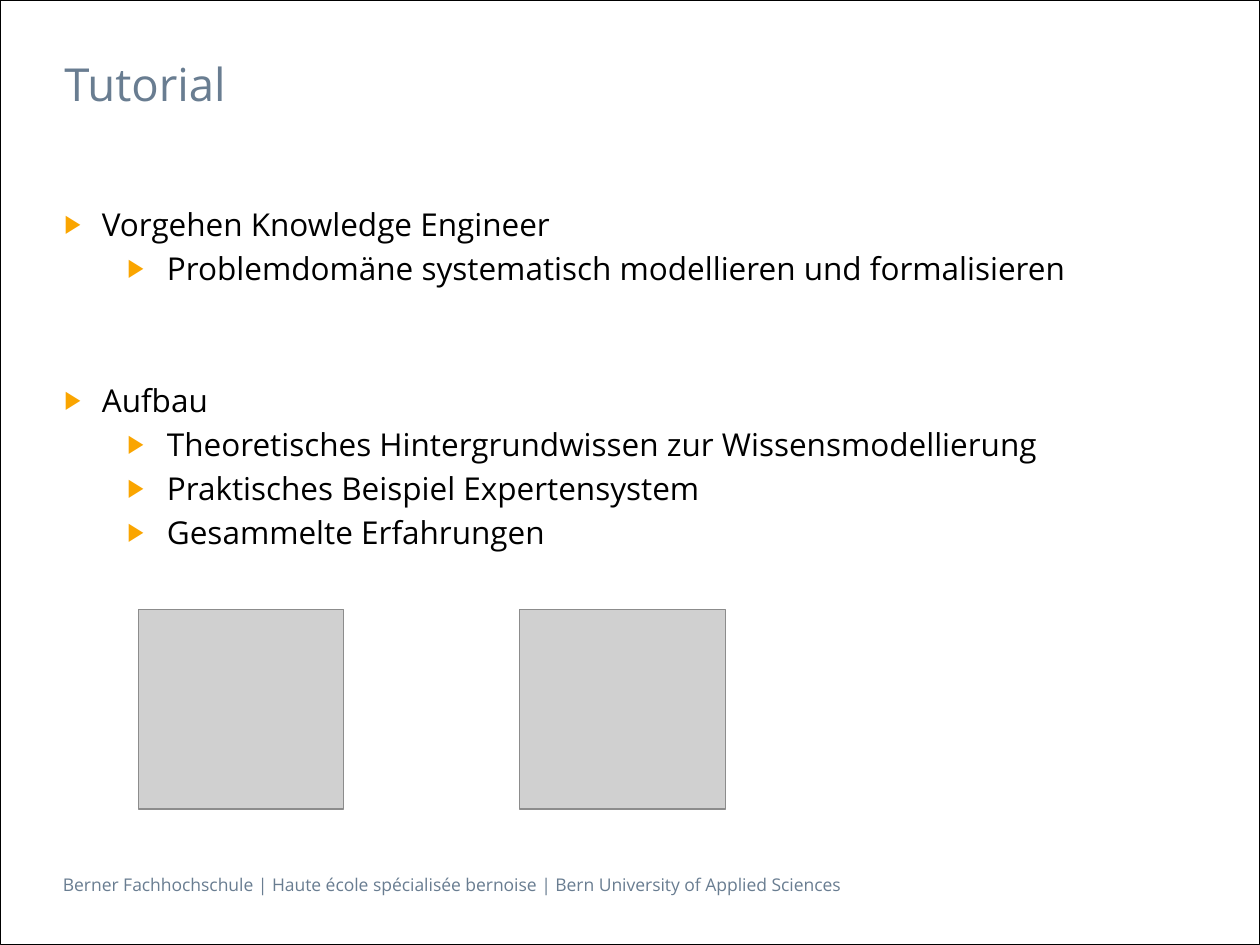
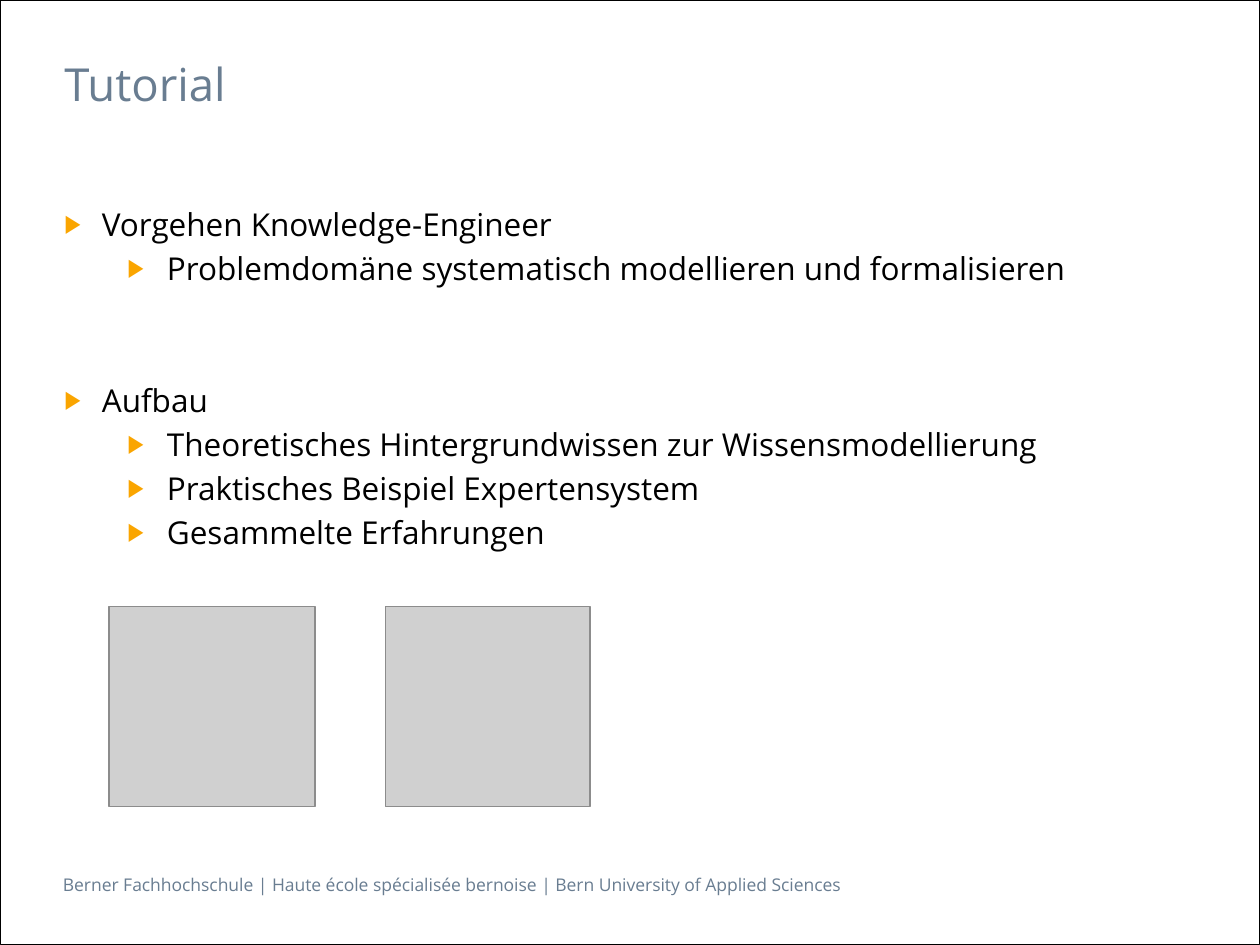
Before and after one commit to gunzm1/ElephantSearch, a slide deck: slide 8 of Doc/Semantische Datenbanken_bfh.pptx. Drawn at 1260x945 pixels with LibreOffice and Linux fonts; fonts in the diff are those of the drawing; grey boxes stand for pictures. Boxes give left, top, right and bottom in pixels: in the first picture for what was removed or moved away, otherwise in the second. Text is boxed around its words. In the diff, an @@ line names an element or a change of style, - is before the commit and + after.

```diff
--- a/Doc/Semantische Datenbanken_bfh.pptx
+++ b/Doc/Semantische Datenbanken_bfh.pptx
@@ text at box(102, 212, 552, 244): text changed @@
-▶ Vorgehen Knowledge Engineer
+▶ Vorgehen Knowledge-Engineer
@@ picture: place and size @@
-picture at box(519, 609, 726, 809)
+picture at box(108, 607, 315, 808)
@@ picture: place and size @@
-picture at box(139, 609, 343, 809)
+picture at box(386, 607, 590, 808)
```
Also in this commit, not shown: 5 other slides changed, 1 slide added, 1 other file.
